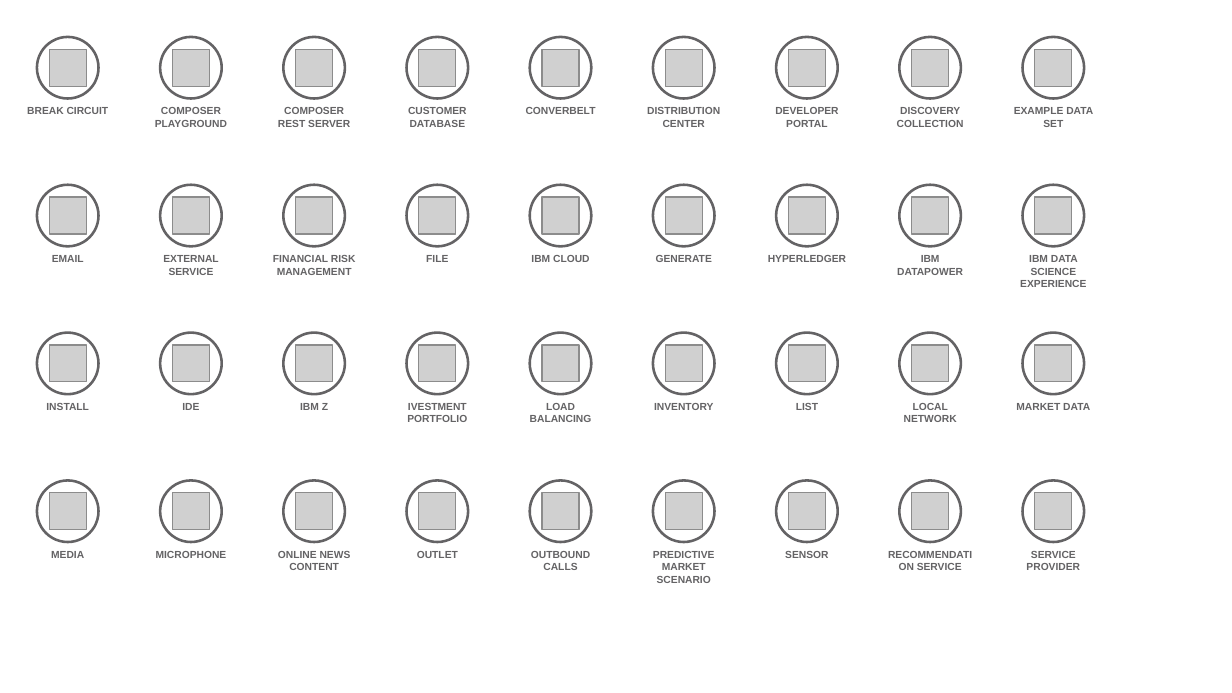
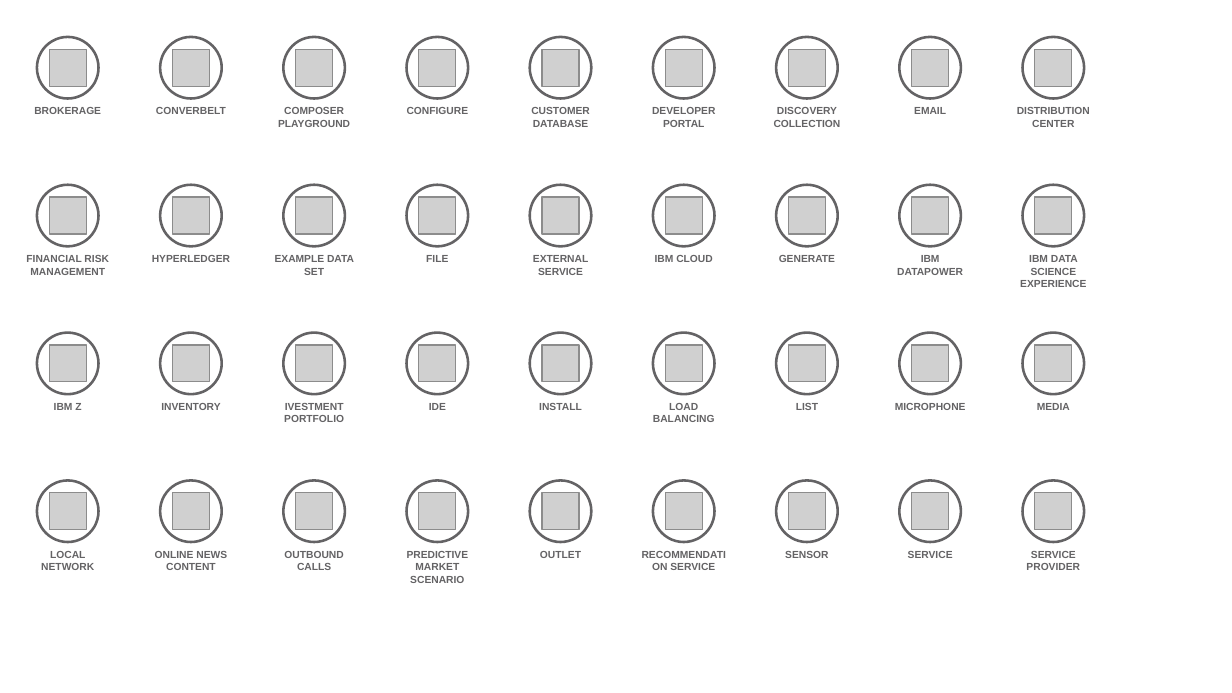
Before and after one commit to l2fprod/myarchitecture, a slide deck: slide 9 of mycatalog-architecture-diagram-template.pptx. Drawn at 1232x693 pixels with LibreOffice and Linux fonts; fonts in the diff are those of the drawing; grey boxes stand for pictures. Boxes give left, top, right and bottom in pixels: in the first picture for what was removed or moved away, otherwise in the second. Text is boxed around its words. In the diff, an @@ line names an element or a change of style, - is before the commit and + after.

```diff
--- a/mycatalog-architecture-diagram-template.pptx
+++ b/mycatalog-architecture-diagram-template.pptx
@@ text at (34,107,101,114): text changed @@
-BREAK CIRCUIT
+BROKERAGE
@@ text at (156,107,226,114): text changed @@
-COMPOSER PLAYGROUND
+CONVERBELT
@@ text at (278,107,350,127): text changed @@
-COMPOSER REST SERVER
+COMPOSER PLAYGROUND
@@ text added at (407,107,469,114), 6 pt, text #646365, bold @@
+CONFIGURE
@@ text removed at (526,107,596,114) @@
-CONVERBELT
@@ text removed at (647,107,720,127) @@
-DISTRIBUTION CENTER
@@ text added at (914,107,946,114), 6 pt, text #646365, bold @@
+EMAIL
@@ text at (1017,107,1090,127): text changed @@
-EXAMPLE DATA SET
+DISTRIBUTION CENTER
@@ text at (26,255,109,275): text changed @@
-EMAIL
+FINANCIAL RISK MANAGEMENT
@@ text at (152,255,230,262): text changed @@
-EXTERNAL SERVICE
+HYPERLEDGER
@@ text at (275,255,354,275): text changed @@
-FINANCIAL RISK MANAGEMENT
+EXAMPLE DATA SET
@@ text added at (533,255,588,275), 6 pt, text #646365, bold @@
+EXTERNAL SERVICE
@@ text removed at (768,255,846,262) @@
-HYPERLEDGER
@@ text at (54,402,81,412): text changed @@
-INSTALL
+IBM Z
@@ text at (161,403,220,410): text changed @@
-IDE
+INVENTORY
@@ text removed at (300,403,328,410) @@
-IBM Z
@@ text added at (429,403,446,410), 6 pt, text #646365, bold @@
+IDE
@@ text added at (539,403,582,410), 6 pt, text #646365, bold @@
+INSTALL
@@ text removed at (654,403,713,410) @@
-INVENTORY
@@ text at (895,403,966,410): text changed @@
-LOCAL NETWORK
+MICROPHONE
@@ text at (1037,403,1070,410): text changed @@
-MARKET DATA
+MEDIA
@@ text at (41,551,94,570): text changed @@
-MEDIA
+LOCAL NETWORK
@@ 4 texts: place and size @@
-4 texts at (278,107,964,570)
+4 texts at (155,107,841,570)
@@ text removed at (156,551,227,558) @@
-MICROPHONE
@@ text "OUTBOUND CALLS": place and size @@
-text "OUTBOUND CALLS" at (531,551,590,570)
+text "OUTBOUND CALLS" at (284,551,343,570)
@@ text added at (407,551,469,583), 6 pt, text #646365, bold @@
+PREDICTIVE MARKET SCENARIO
@@ 5 texts: place and size @@
-5 texts at (408,107,712,558)
+5 texts at (531,107,835,558)
@@ text at (670,563,715,570): text changed @@
-PREDICTIVE MARKET SCENARIO
+RECOMMENDATION SERVICE
@@ text at (908,551,953,558): text changed @@
-RECOMMENDATION SERVICE
+SERVICE
```
Also in this commit, not shown: 7 other slides changed.
